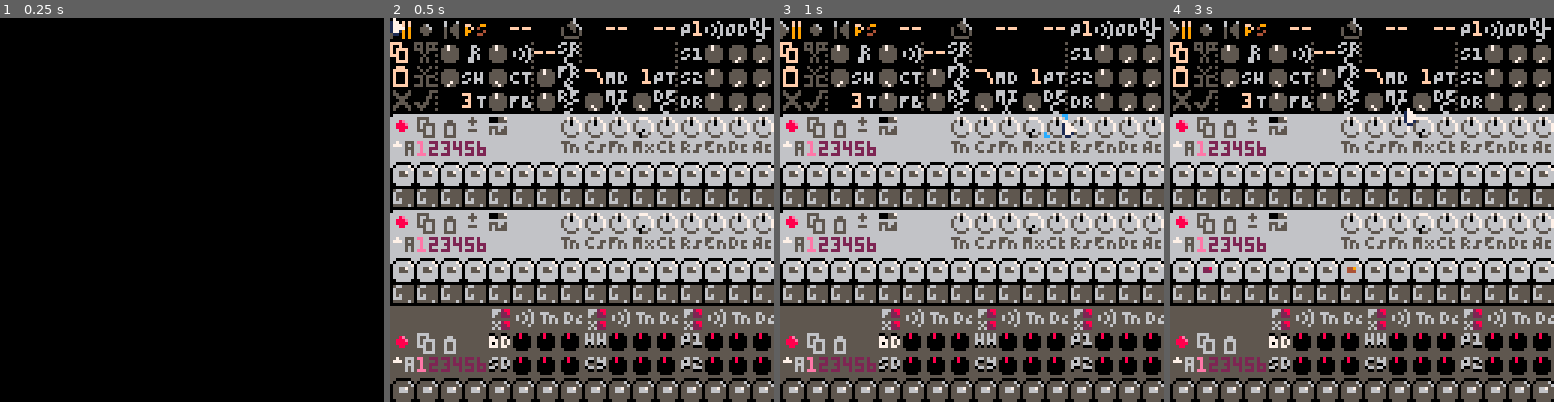
Above: before the commit, frames 1-4 (left to right).
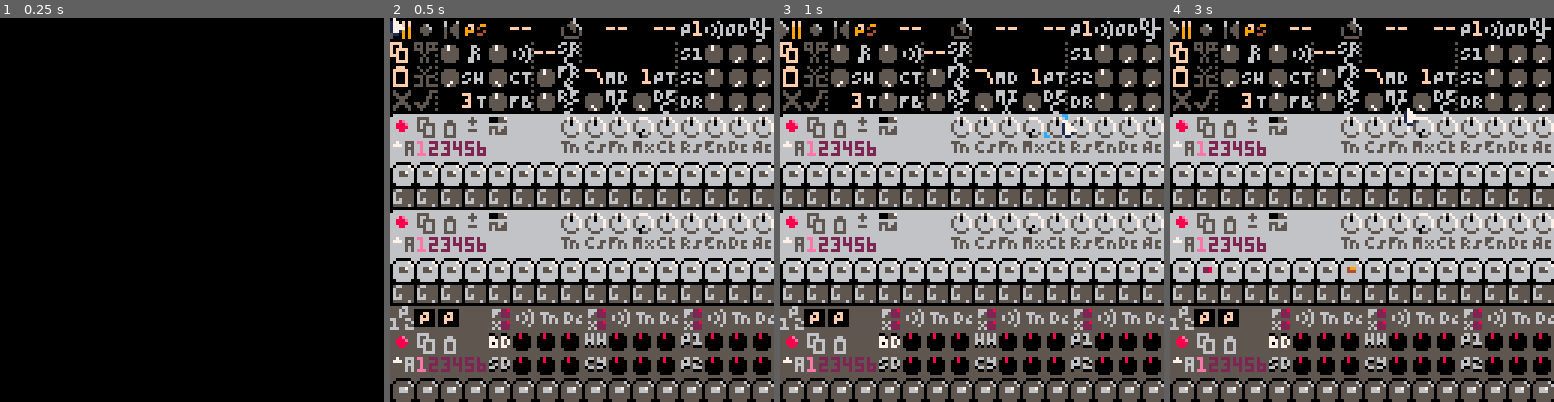
Above: after the commit, the same moments.

Repository: luchak/rp8
Game: PICO-8 cartridge rp8.p8
Same seed, same stepped clock (60 frames per second), same inputs: the game is played once before the commit and once after it.
Inputs (mouse positions are in pixels of both pictures, inside the frame that each line leads up to):
- Up to frame 1 (0.25 s): no input
- Up to frame 2 (0.5 s): no input
- Up to frame 3 (1 s): click (1060, 121) at 0.67 s
- Up to frame 4 (3 s): click (1216, 267) at 1.22 s; click (1277, 114) at 1.77 s; hold Up 2.15-2.42 s; click (1342, 259) at 2.32 s; click (1404, 106) at 2.87 s

Frame 1 is identical in both runs. In frame 2, 0.7% of the frame differs, in the area x 0-82%, y 1-82%; in frame 3, 0.7%; in frame 4, 0.8%.

Commit message:
Drag-and-drop safe file format

Diff:
--- a/rp8.p8
+++ b/rp8.p8
@@ -17,7 +17,9 @@
 (audio_wait 6)
 (set copy_state (fn ()
  (audio_wait 2)
- (printh ((@ $state save) $state) @clip)
+ (let saved ((@ $state save) $state))
+ (printh $saved @clip)
+ (printh $saved (cat rp8_ (stat 90) (cat _ (stat 91) (cat _ (stat 92) (cat _ (stat 93) (cat _ (stat 94) (cat _ (stat 95))))))) true true)
 ))
 (set paste_state (fn ()
  (audio_wait 2)
@@ -64,11 +66,11 @@
 
  local syn0,syn1=synth_new(7),synth_new(23)
  local drums={
-  sweep_new(unpack_split'46,0.092,0.0126,0.12,0.7,0.7,0.4'),
+  sweep_new(unpack_split'46,0.08,0.012,0.12,0.7,0.7,0.4'),
   snare_new(),
   hh_cy_new(unpack_split'52,1,0.8,0.75,0.35,-1,2'),
   hh_cy_new(unpack_split'55,1.3,0.5,0.65,0.35,0,1.1'),
-  sweep_new(unpack_split'58,0.12,0.06,0.2,1,0.85,0.6'),
+  sweep_new(unpack_split'58,0.09,0.06,0.2,1,0.85,0.6'),
   sample_new(61)
  }
  local kick,snare,hh,cy,perc,sp=unpack(drums)
@@ -139,18 +141,30 @@
 
 function _update60()
  if stat(120) then
-  local s={}
-  local nread=0
-  while stat(120) do
-   local n=serial(0x800,0x5100,0x800)
-   for i=0x5100,0x50ff+n do
-    if nread<0x7fff then
-     add(s,@i)
-     nread+=1
+  if drop_samp then
+   local s={}
+   local nread=0
+   while stat(120) do
+    local n=serial(0x800,0x5100,0x800)
+    for i=0x5100,0x50ff+n do
+     if nread<0x7fff then
+      add(s,@i)
+      nread+=1
+     end
     end
    end
+   state.samp=s
+  else
+   local s=''
+   while stat(120) do
+    local n=serial(0x800,0x5100,0x800)
+    s..=chr(peek(0x5100,n))
+   end
+   log('FILE LOAD',s)
+   state=state_load(s) or state
+   seq_helper.state=state
   end
-  state.samp=s
+
   audio_wait(10)
  end
 
@@ -452,7 +466,7 @@
 f8dfdf1d1dd4d5d6d7d8d9dadbdcdddef8dfdf1d1dd4d5d6d7d8d9dadbdcddde000000000000000000000000000000000000000000000000000000000000000000000000000000000000000000000000000000000000000000000000000000000000000000000000000000000000000000000000000000000000000000000000
 101010101010101010101010101010106c1c1b1a021dd5a9a9a9a9a9a9a9a9a9000000000000000000000000000000000000000000000000000000000000000000000000000000000000000000000000000000000000000000000000000000000000000000000000000000000000000000000000000000000000000000000000
 55555555555555555555555555555555f8dfdf1d1dd4d5d6d7d8d9dadbdcddde000000000000000000000000000000000000000000000000000000000000000000000000000000000000000000000000000000000000000000000000000000000000000000000000000000000000000000000000000000000000000000000000
-c0c0c0c0659593946595939465959394c0c0c0c0659593946595939465959394000000000000000000000000000000000000000000000000000000000000000000000000000000000000000000000000000000000000000000000000000000000000000000000000000000000000000000000000000000000000000000000000
+edeeeec0659593946595939465959394c0c0c0c0659593946595939465959394000000000000000000000000000000000000000000000000000000000000000000000000000000000000000000000000000000000000000000000000000000000000000000000000000000000000000000000000000000000000000000000000
 6e0b0ac0977676769a7676769e7676766e0b0ac0977676769a7676769e767676000000000000000000000000000000000000000000000000000000000000000000000000000000000000000000000000000000000000000000000000000000000000000000000000000000000000000000000000000000000000000000000000
 f0c0c0c0987676769c76767691767676f0c0c0c0987676769c76767691767676000000000000000000000000000000000000000000000000000000000000000000000000000000000000000000000000000000000000000000000000000000000000000000000000000000000000000000000000000000000000000000000000
 13131313131313131313131313131313c0c0c0c0c0c0c0c0c0c0c0c0c0c0c0c0000000000000000000000000000000000000000000000000000000000000000000000000000000000000000000000000000000000000000000000000000000000000000000000000000000000000000000000000000000000000000000000000
--- a/utils.lua
+++ b/utils.lua
@@ -68,8 +68,8 @@
   for i=1,#v do
    local c=sub(v,i,i)
    local o=ord(c)
-   -- escape control chars, ", and \
-   if o<16 or o==34 or o==92 then s..='\\'..chr(o+35) else s..=c end
+   -- escape non-printables, ", and \
+   if o<35 or o==92 or o>126 then s..='\\'..chr(48+(o>>4&0x0f),48+(o&0x0f)) else s..=c end
   end
   return s..'"'
  elseif t=='table' then
@@ -112,7 +112,7 @@
  local function consume(test)
   local s,c='',''
   repeat
-   if (c=='\\') c=chr(ord(read())-35)
+   if (c=='\\') c=chr(ord(read())-48<<4 | ord(read())-48)
    s..=c
    c=read()
   until not test(c)
@@ -216,7 +216,7 @@
   elseif cmd=='let' then locals[a1]=a2
   elseif cmd=='eq' then return a1==a2
   elseif cmd=='gt' then return a1>a2
-  elseif cmd=='cat' then return a1..a2
+  elseif cmd=='cat' then if a3 then return a1..a2..a3 else return a1..a2 end
   elseif cmd=='len' then return #a1
   else
    if type(cmd)=='string' then
Not shown, changed: 17 lines of the sprite sheet (__gfx__) section of rp8.p8
